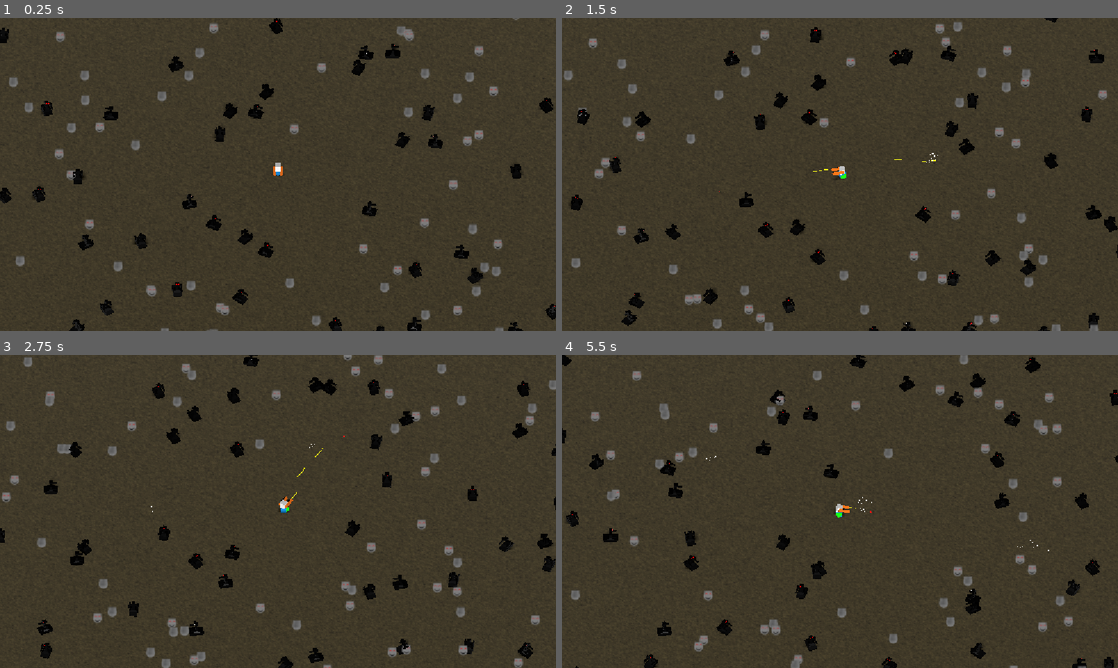
Above: before the commit, frames 1-4 (two rows, left to right).
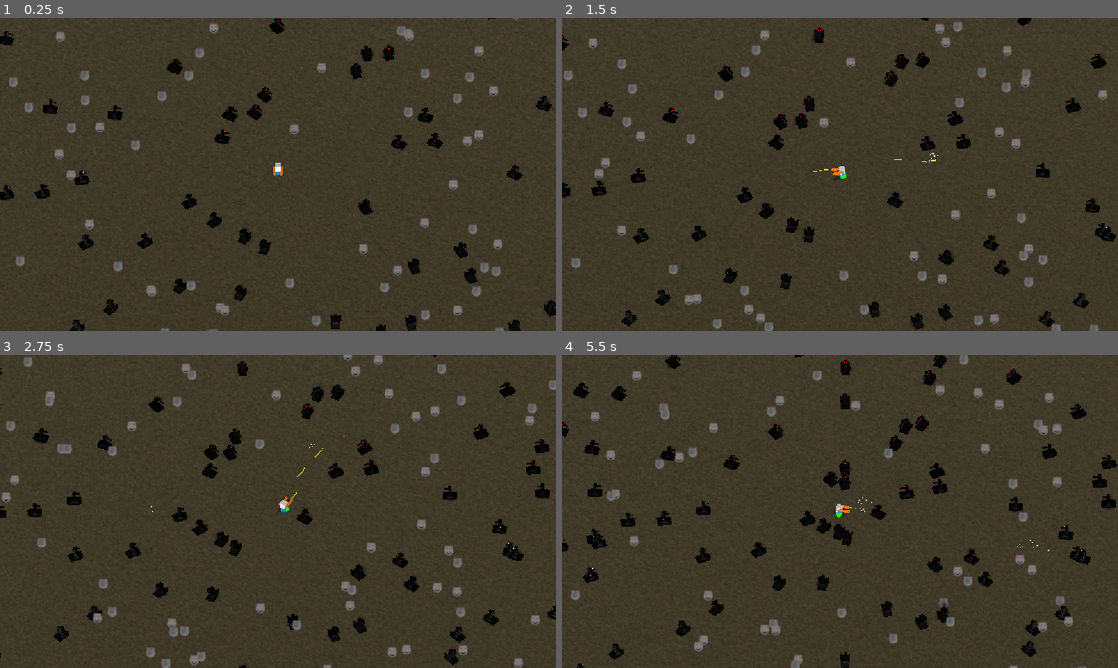
Above: after the commit, the same moments.

Repository: Gamkedo/terminus-2k28
Game: Godot game, scene res://Scenes - Levels/areaB.tscn
Two runs of this game, one before a commit and one after it. Both use one fixed random seed, a clock stepped at 60 frames per second and the inputs below. This scene is started directly instead of the project's main scene.
Inputs (mouse positions are in pixels of both pictures, inside the frame that each line leads up to):
- Up to frame 1 (0.25 s): no input
- Up to frame 2 (1.5 s): move the mouse to (962, 158) at 0.52 s; press the mouse at (962, 158) at 0.53 s; hold D (walk_right) 0.53-1.28 s; move the mouse to (728, 190) at 1.27 s; release the mouse at (728, 190) at 1.28 s; hold S (walk_down) from 1.28 s (still down); click (728, 190) at 1.35 s
- Up to frame 3 (2.75 s): move the mouse to (333, 442) at 2.02 s; release S (walk_down) at 2.03 s; press the mouse at (333, 442) at 2.03 s; hold D (walk_right) from 2.03 s (still down)
- Up to frame 4 (5.5 s): move the mouse to (812, 574) at 2.77 s; release D (walk_right) at 2.78 s; release the mouse at (812, 574) at 2.78 s; hold W (walk_up) 2.78-3.53 s; click (812, 574) at 2.85 s; move the mouse to (1006, 558) at 3.52 s; press the mouse at (1006, 558) at 3.53 s; hold A (walk_left) 3.53-5.03 s; move the mouse to (673, 464) at 4.27 s; release the mouse at (673, 464) at 4.28 s; click (673, 464) at 4.35 s; move the mouse to (867, 511) at 5.02 s; press the mouse at (867, 511) at 5.03 s; hold S (walk_down) from 5.03 s (still down)

The runs differ from the first frame. In frame 1, 2.1% of the frame differs, in the area x 0-100%, y 0-100%; in frame 2, 5.6%; in frame 3, 6.5%; in frame 4, 7.7%.

Commit message:
3D model enemies seek player, set up global player reference

Diff:
--- a/Scripts/gameplay/enemies/enemy_model_demo.gd
+++ b/Scripts/gameplay/enemies/enemy_model_demo.gd
@@ -19,7 +19,9 @@
 	rotation.y = lerp_angle(rotation.y, atan2(-direction.x, -direction.z), delta * rotation_speed)
 
 func pick_new_direction():
-	var angle = randf_range(0.0, 2.0*PI)
+	var my_flat_position = Vector2(global_position.x, global_position.z)
+	var player_flat_position = Vector2(GameGlobal.player_ref.global_position.x, GameGlobal.player_ref.global_position.z)
+	var angle = (player_flat_position - my_flat_position).angle()
 	var dir := Vector2.from_angle(angle)
 	direction = Vector3(dir.x, 0, dir.y)
 	time_left = drift_time
--- /dev/null
+++ b/Scripts/gameplay/game_global.gd
@@ -0,0 +1,9 @@
+extends Node
+
+# explanation of the simple pattern we're using here:
+# https://www.youtube.com/watch?v=fA6jSAaVCbE
+# keep in mind this approach is only suitable where:
+# -there's always exactly and only 1 instance of something
+# -it's something many other places in code will need to use
+
+var player_ref
--- a/Scripts/gameplay/player.gd
+++ b/Scripts/gameplay/player.gd
@@ -34,6 +34,7 @@
 @onready var aim_dot := $AimDot
 
 func _ready() -> void:
+	GameGlobal.player_ref = self
 	if camera.has_method("set_player"): # not currently needed in all scenes
 		camera.set_player(self)
 
--- a/project.godot
+++ b/project.godot
@@ -14,6 +14,10 @@
 run/main_scene="uid://c7hc705w0hq2y"
 config/features=PackedStringArray("4.7", "GL Compatibility")
 config/icon="res://icon.svg"
+
+[autoload]
+
+GameGlobal="*uid://dq6dr03oqdbyp"
 
 [display]
 
Not shown, added: Scripts/gameplay/game_global.gd.uid
